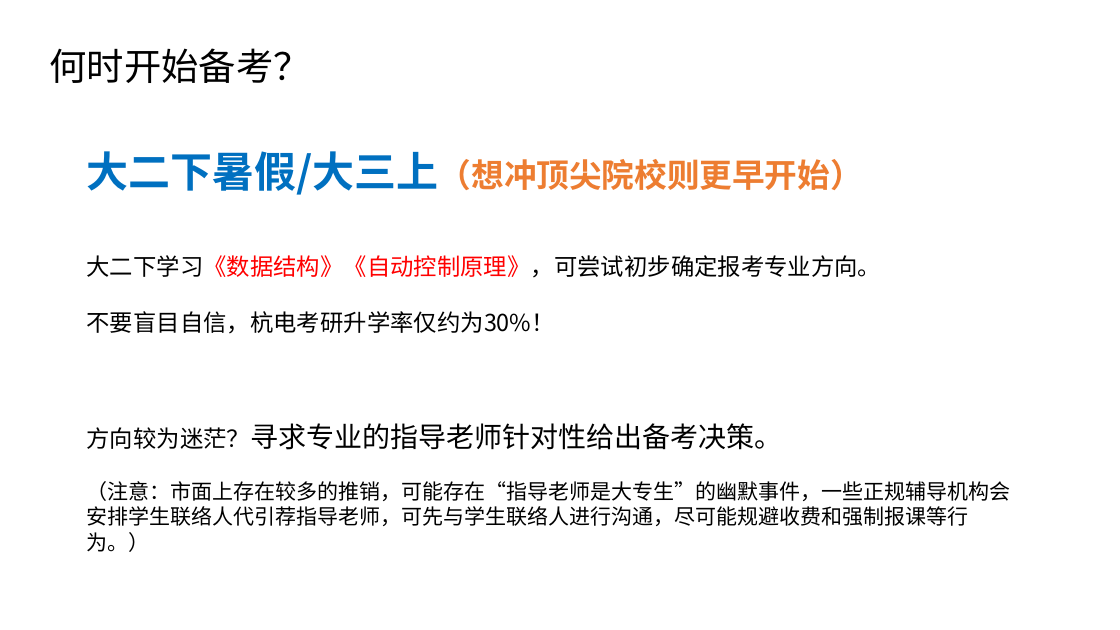
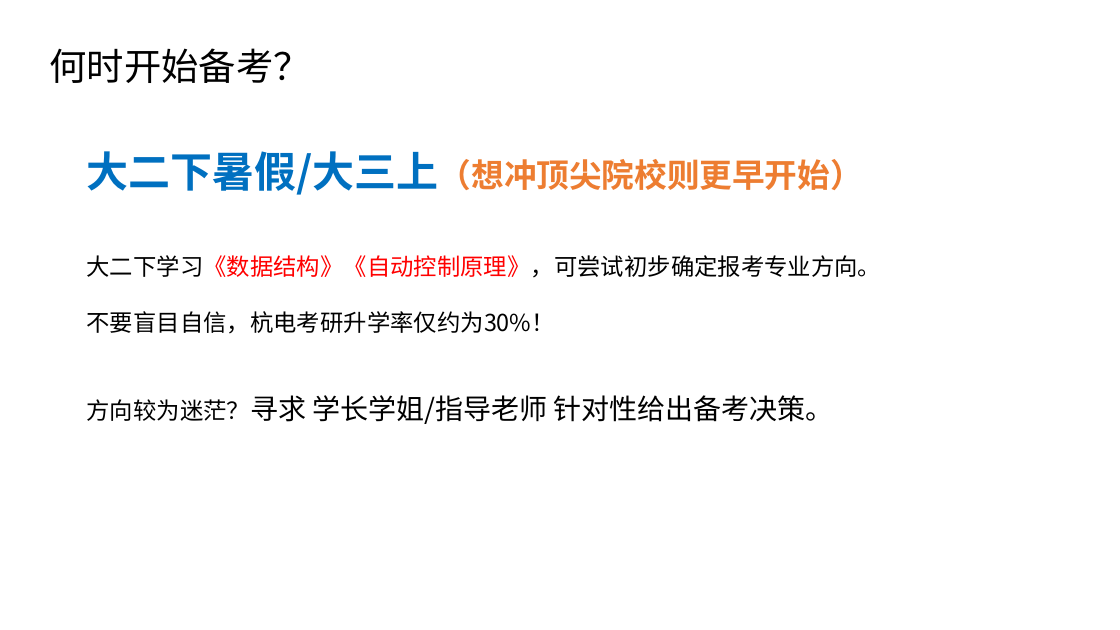
Before and after one commit to Jaserrr/HDU-Intelligent-Science, a slide deck: slide 3 of 2.智科-考研专区/HDU智科专业考研指引v1.pptx. Drawn at 1120x630 pixels with LibreOffice and Linux fonts; fonts in the diff are those of the drawing. Boxes give left, top, right and bottom in pixels: in the first picture for what was removed or moved away, otherwise in the second. Text is boxed around its words. In the diff, an @@ line names an element or a change of style, - is before the commit and + after.

```diff
--- a/2.智科-考研专区/HDU智科专业考研指引v1.pptx
+++ b/2.智科-考研专区/HDU智科专业考研指引v1.pptx
@@ text at [87,395,834,424]: text changed; size 18 to 24 pt @@
-方向较为迷茫？寻求专业的指导老师针对性给出备考决策。
-（注意：市面上存在较多的推销，可能存在“指导老师是大专生”的幽默事件，一些正规辅导机构会安排学生联络人代引荐指导老师，可先与学生联络人进行沟通，尽可能规避收费和强制报课等行为。）
+方向较为迷茫？寻求 学长学姐/指导老师 针对性给出备考决策。
```
Also in this commit, not shown: 1 other slide changed, 5 other files.
